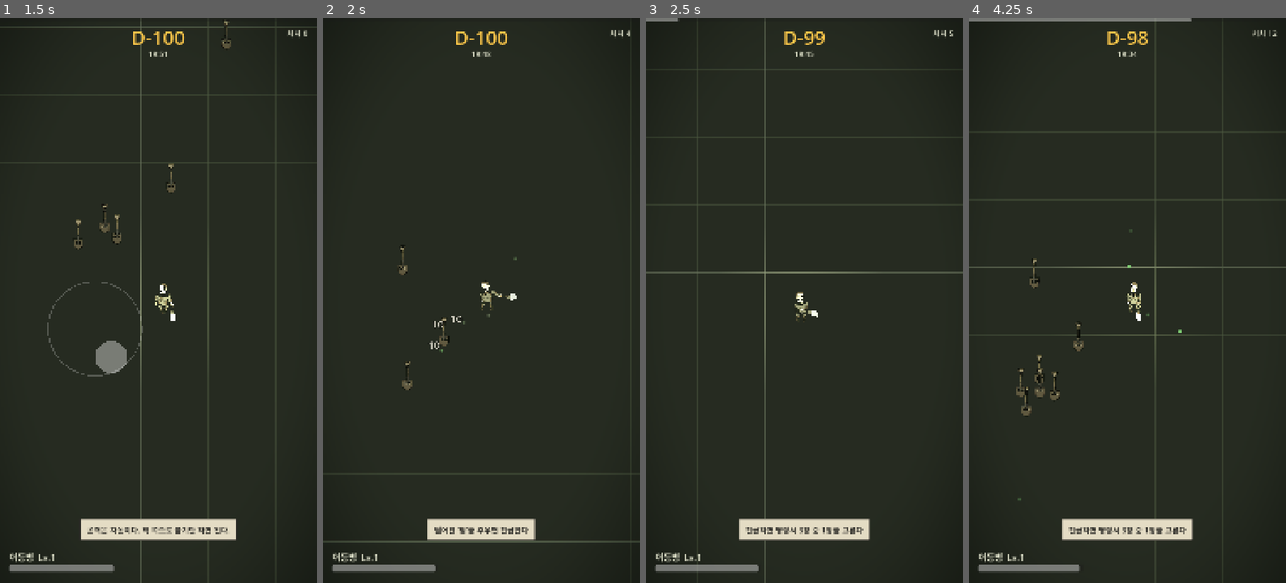
Above: before the commit, frames 1-4 (left to right).
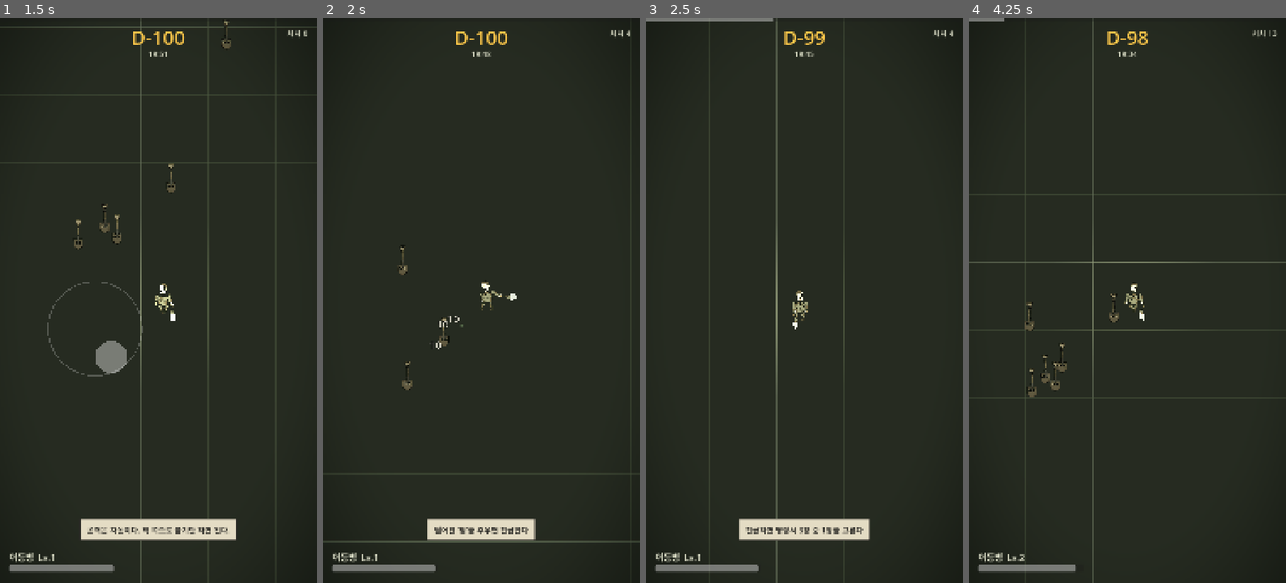
Above: after the commit, the same moments.

Repository: doogi7224/git-playground
Game: Godot game, scene res://tests/test_runner.tscn
Same seed, same stepped clock (60 frames per second), same inputs: the game is played once before the commit and once after it. This scene is started directly instead of the project's main scene.
Inputs (mouse positions are in pixels of both pictures, inside the frame that each line leads up to):
- Up to frame 1 (1.5 s): tap Enter at 0.5 s; move the mouse to (228, 272) at 0.52 s; hold D (move_right) 0.53-1.25 s; click (228, 272) at 0.67 s; drag from (95, 328) to (142, 413) at 1.27 s
- Up to frame 2 (2 s): no input
- Up to frame 3 (2.5 s): move the mouse to (836, 176) at 2.02 s; hold D (move_right) from 2.03 s (still down)
- Up to frame 4 (4.25 s): release D (move_right) at 2.75 s; drag from (1111, 413) to (1032, 215) at 2.77 s; move the mouse to (1222, 385) at 3.52 s; hold A (move_left) from 3.53 s (still down)

Frame 1 is identical in both runs. In frame 2, 0.1% of the frame differs, in the area x 33-62%, y 42-60%; in frame 3, 1.9%; in frame 4, 4.3%, in the area x 0-100%, y 0-100%.

Commit message:
fix(gfx): 짬을 4마리당 하나로 뭉친다 — 자석 반경은 헛짚은 처방이었다
짬 문제를 두 번 틀리고 세 번째에 맞췄다.

  1차: 오브 크기 7.0 → 4.5   효과 없음
  2차: 자석 반경 x1.5         효과 없음
  3차: 4마리당 하나로 뭉침    ← 이게 맞다

진짜 원인은 크기도 회수 속도도 아니었다. **짬은 사라지지 않고 맵 전체에 쌓인다.**
플레이어는 계속 이동하니 자석 범위 밖에 남은 건 영원히 남는다. 반경을 아무리
넓혀도 "지나간 자리" 의 짬은 회수가 안 된다.

이걸 알아낸 건 화면이 아니라 스크린샷 러너의 로그였다 -- "픽업 312개".
화면만 보고는 몇 개인지 못 센다. 눈으로는 "많다" 까지만 알 수 있고
"왜 많은가" 는 숫자를 봐야 나온다.

고친 방식

  적 4마리당 짬 오브 하나. 남은 값은 다음 처치로 넘어가므로 총 경험치는 한 톨도
  안 바뀌고 오브 개수만 1/4 이 된다. 값은 data/progression.tres 의
  xp_kills_per_orb -- 규칙 4 대로 .tres 에 둔다.

2차의 자석 반경 x1.5 는 되돌리지 않는다. 화면을 덮는 문제는 못 고쳤지만
세로 화면에서 회수가 답답하지 않게 하는 값으로는 여전히 쓸모가 있다.
(다만 예전에 버려지던 짬이 회수되므로 실질 경험치가 조금 늘 수 있다 --
밸런스 재측정 대상이다.)

Co-Authored-By: Claude Opus 5 <noreply@anthropic.com>
Claude-Session: https://claude.ai/code/session_01DH84wvEbpBbH2sZ1nM6fyB

Diff:
--- a/core/data/progression_data.gd
+++ b/core/data/progression_data.gd
@@ -26,6 +26,9 @@
 @export var xp_base: float = 10.0
 @export var xp_per_level: float = 8.0
 @export var xp_quadratic: float = 0.0
+## 적 몇 마리당 짬 오브 하나를 떨구는가. 총 경험치는 안 바뀌고 오브 개수만 줄어든다.
+## 1 이면 마리마다 하나 -- 7분이면 300개가 깔려 화면을 덮는다.
+@export var xp_kills_per_orb: int = 4
 
 @export_group("진급 = 계급")
 ## [{level = 1, id = &"private_2", name = "이등병"}, ...] 형태.
--- a/data/progression.tres
+++ b/data/progression.tres
@@ -9,6 +9,7 @@
 xp_base = 10.0
 xp_per_level = 8.0
 xp_quadratic = 0.0
+xp_kills_per_orb = 4
 salary_per_kill = 0.06
 salary_per_level = 4.0
 salary_per_minute = 12.0
--- a/entities/pickups/pickup_manager.gd
+++ b/entities/pickups/pickup_manager.gd
@@ -107,11 +107,33 @@
 
 func clear() -> void:
 	_count = 0
+	_xp_carry = 0.0
+	_kills_since_drop = 0
+
+
+## 짬을 마리마다 떨구지 않고 뭉쳐서 떨군다.
+##
+## 짬은 사라지지 않고 맵 전체에 쌓인다. 플레이어는 계속 이동하니 자석 범위 밖에
+## 남은 건 영원히 남는다. 실측: 7분에 312개가 깔려 화면을 덮었고, 자석 반경을
+## 1.5배로 늘려도 "지나간 자리" 는 회수가 안 되니 소용없었다.
+##
+## 총 경험치는 그대로 두고 오브 개수만 줄인다. 남은 값은 다음 처치로 넘어가므로
+## 한 마리도 손해 보지 않는다. 값은 data/progression.tres 가 정한다.
+var _xp_carry: float = 0.0
+var _kills_since_drop: int = 0
 
 
 func _on_enemy_died(pos: Vector2, xp: float, _enemy_type: StringName) -> void:
-	if xp > 0.0:
-		spawn(pos, xp)
+	if xp <= 0.0:
+		return
+	_xp_carry += xp
+	_kills_since_drop += 1
+	var per_orb: int = maxi(1, GameState.progression.xp_kills_per_orb)
+	if _kills_since_drop < per_orb:
+		return
+	spawn(pos, _xp_carry)
+	_xp_carry = 0.0
+	_kills_since_drop = 0
 
 
 func _physics_process(delta: float) -> void:
